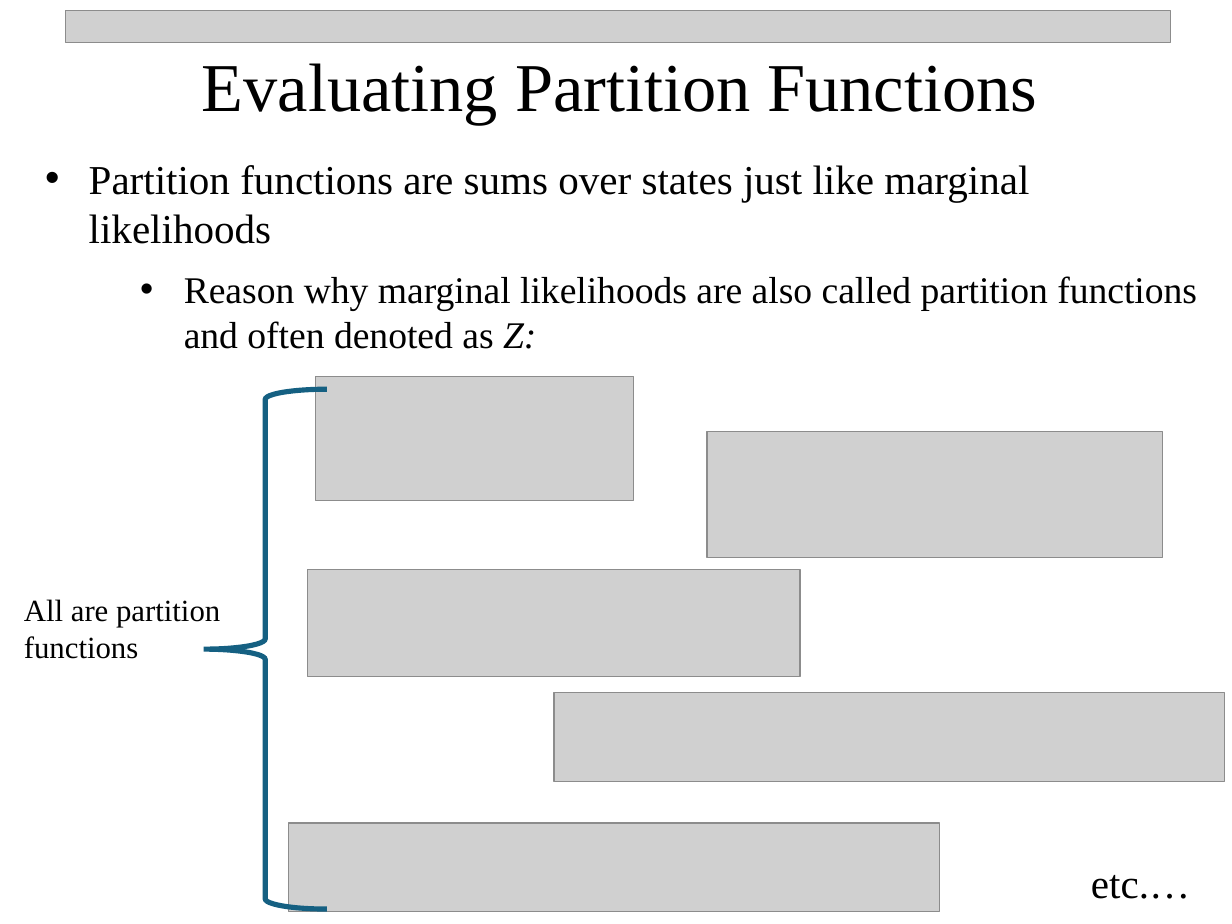
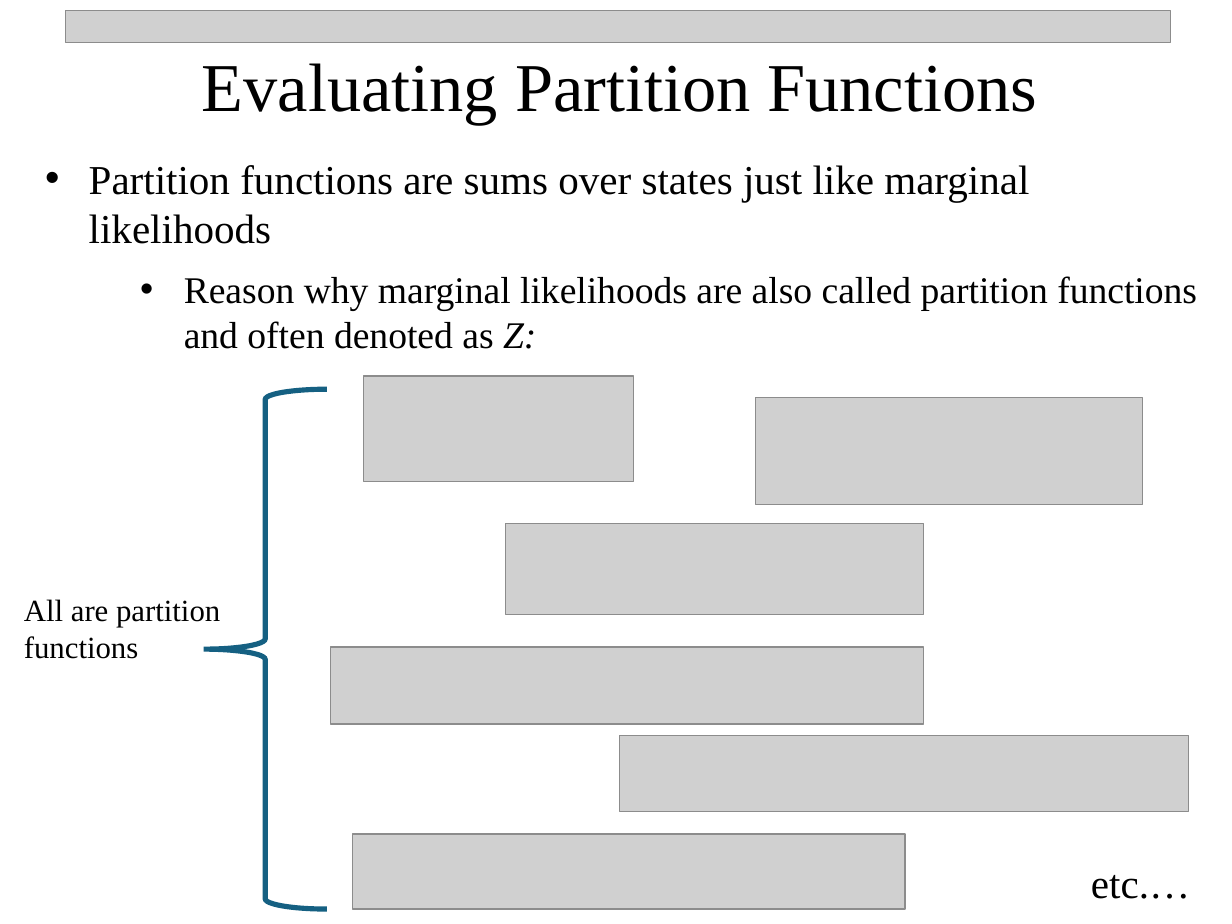
Before and after one commit to npetraco/CHE302, a slide deck: slide 17 of Notes/14_evidence_and_stat_mech.pptx. Drawn at 1232x924 pixels with LibreOffice and Linux fonts; fonts in the diff are those of the drawing; grey boxes stand for pictures. Boxes give left, top, right and bottom in pixels: in the first picture for what was removed or moved away, otherwise in the second. Text is boxed around its words. In the diff, an @@ line names an element or a change of style, - is before the commit and + after.

Commit message:
update

```diff
--- a/Notes/14_evidence_and_stat_mech.pptx
+++ b/Notes/14_evidence_and_stat_mech.pptx
@@ picture: place and size @@
-picture at bbox=[315, 376, 634, 500]
+picture at bbox=[363, 376, 633, 482]
@@ picture: place and size @@
-picture at bbox=[707, 431, 1163, 558]
+picture at bbox=[755, 397, 1142, 504]
@@ picture: place and size @@
-picture at bbox=[308, 569, 801, 676]
+picture at bbox=[505, 524, 923, 615]
@@ picture added at bbox=[331, 647, 924, 723] @@
@@ picture: place and size @@
-picture at bbox=[554, 692, 1225, 781]
+picture at bbox=[620, 736, 1189, 811]
@@ picture: place and size @@
-picture at bbox=[288, 823, 940, 912]
+picture at bbox=[352, 834, 906, 909]
```
